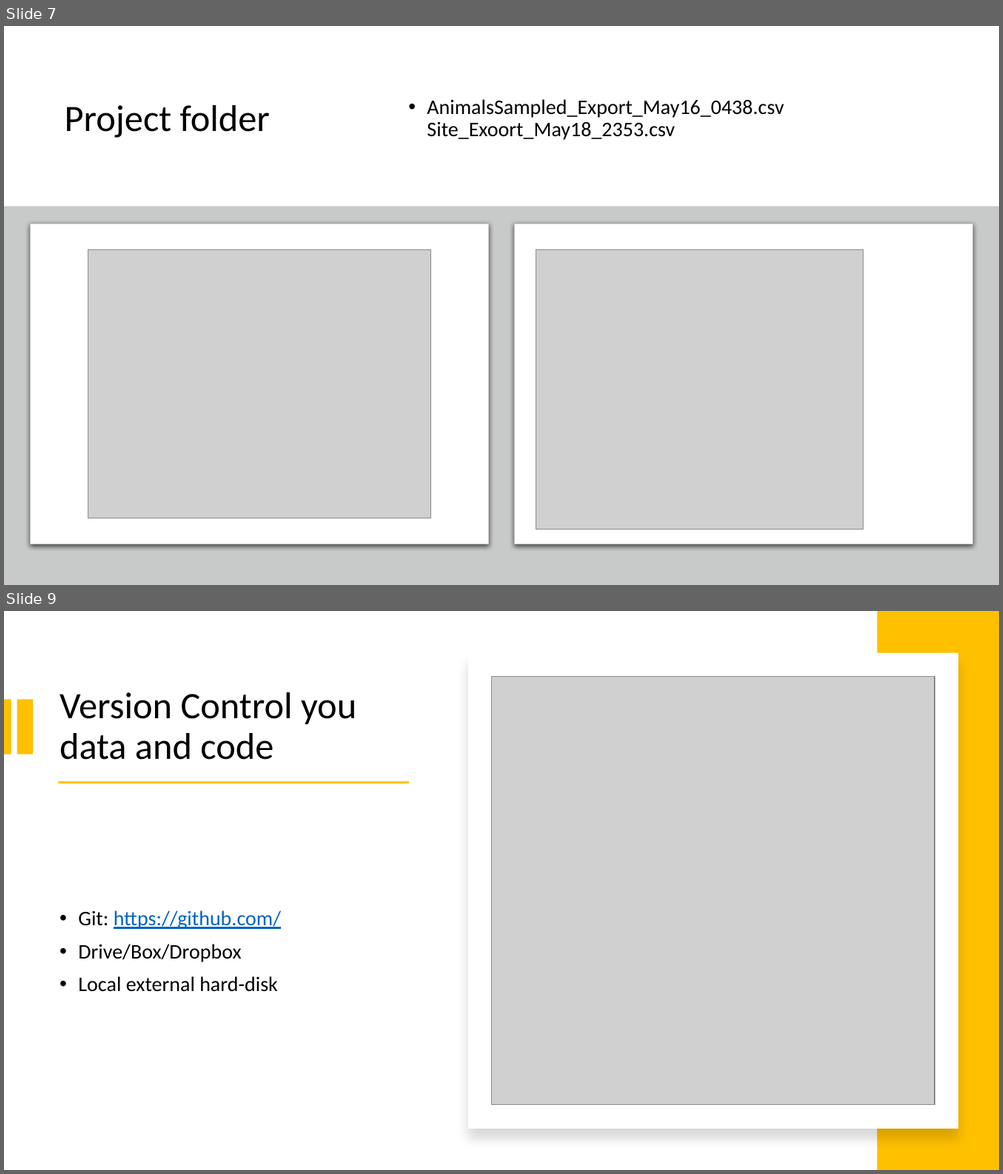
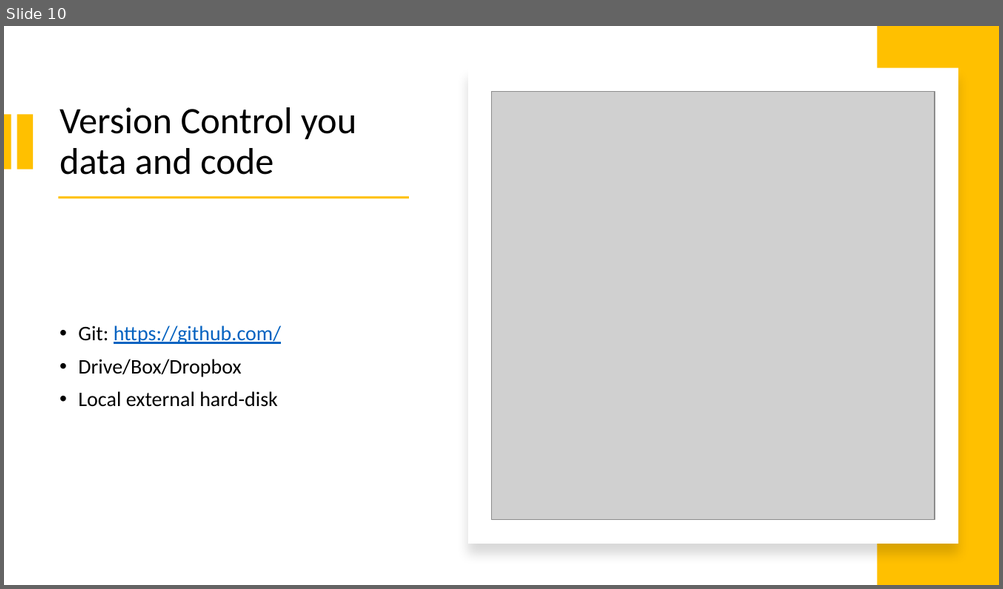
Before and after one commit to EpiPandit/MPM_200, a slide deck: Session 5/R and data management.pptx. Shown one above the other, each under a label of ours: slides 7 and 9 before the commit, slide 10 after it; the slides between them are not shown. The pictures are 1003x1174 and 1003x589 pixels, drawn with LibreOffice and Linux fonts; fonts in the diff are those of the drawing; grey boxes stand for pictures. Boxes give left, top, right and bottom in pixels: in the first picture for what was removed or moved away, otherwise in the second. Text is boxed around its words. In the diff, an @@ line names an element or a change of style, - is before the commit and + after.

```diff
--- a/Session 5/R and data management.pptx
+++ b/Session 5/R and data management.pptx
@@ slide 7 removed at [4, 26, 999, 585], background #FFFFFF @@
@@ title removed at [65, 105, 270, 138] @@
-Project folder
@@ text removed at [427, 99, 783, 140] @@
-• AnimalsSampled_Export_May16_0438.csv
-  Site_Exoort_May18_2353.csv
@@ rectangle removed at [4, 207, 999, 585] @@
@@ rounded rectangle removed at [30, 224, 488, 545] @@
@@ rounded rectangle removed at [515, 224, 973, 545] @@
@@ picture removed at [88, 249, 431, 518] @@
@@ picture removed at [536, 249, 862, 531] @@
@@ what was slide 9 is now slide 10 @@
```
Also in this commit, not shown: 5 slides changed, 5 slides added, 6 other slides removed, 5 other files.
